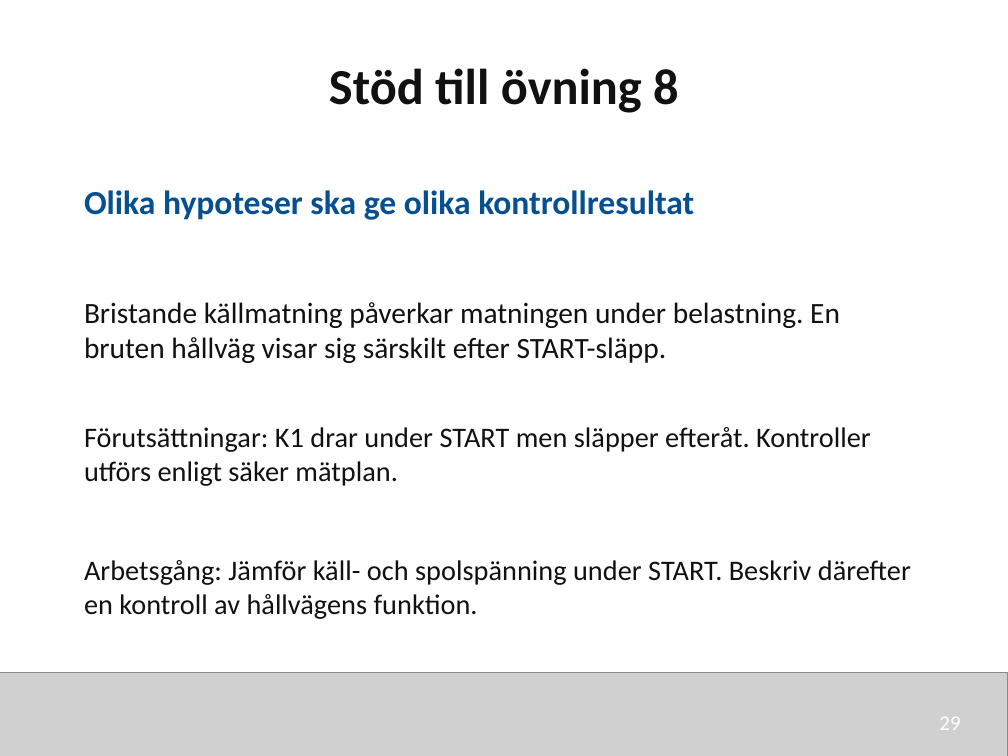
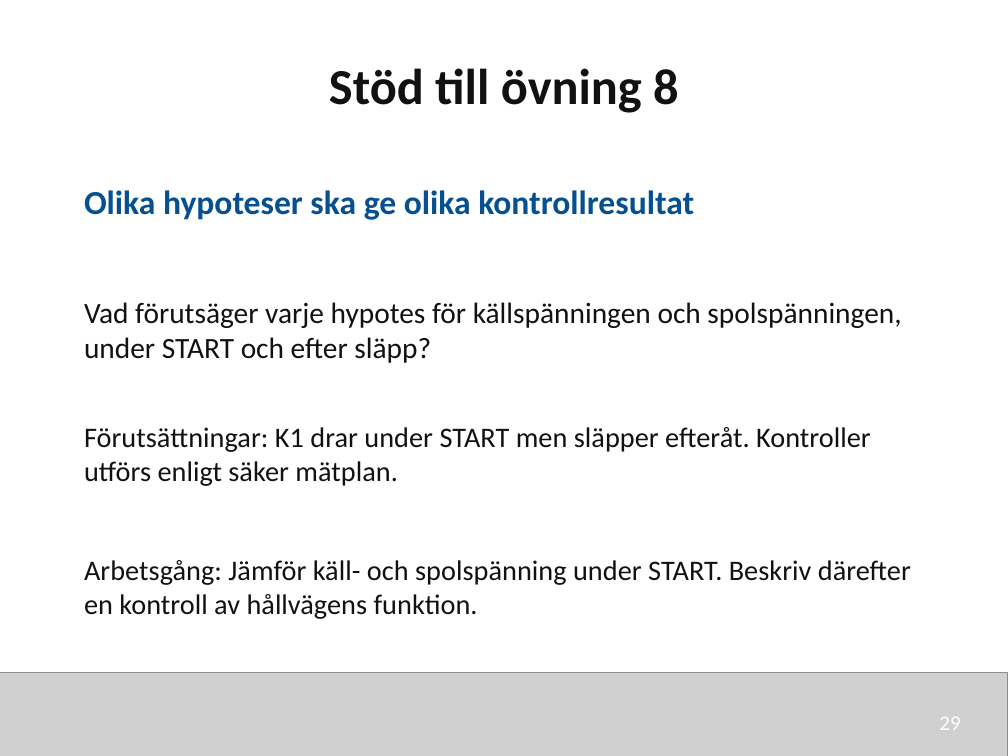
Before and after one commit to nj22az/nj22az.github.io, a slide deck: slide 29 of sjoskolan/vecka-45/aktuell/v45_01_Systematisk_felsokning_elev.pptx. Drawn at 1008x756 pixels with LibreOffice and Linux fonts; fonts in the diff are those of the drawing; grey boxes stand for pictures. Boxes give left, top, right and bottom in pixels: in the first picture for what was removed or moved away, otherwise in the second. Text is boxed around its words. In the diff, an @@ line names an element or a change of style, - is before the commit and + after.

```diff
--- a/sjoskolan/vecka-45/aktuell/v45_01_Systematisk_felsokning_elev.pptx
+++ b/sjoskolan/vecka-45/aktuell/v45_01_Systematisk_felsokning_elev.pptx
@@ text at [84, 302, 901, 363]: text changed @@
-Bristande källmatning påverkar matningen under belastning. En bruten hållväg visar sig särskilt efter START-släpp.
+Vad förutsäger varje hypotes för källspänningen och spolspänningen, under START och efter släpp?
```
Also in this commit, not shown: 10 other slides changed, 5 other files.
